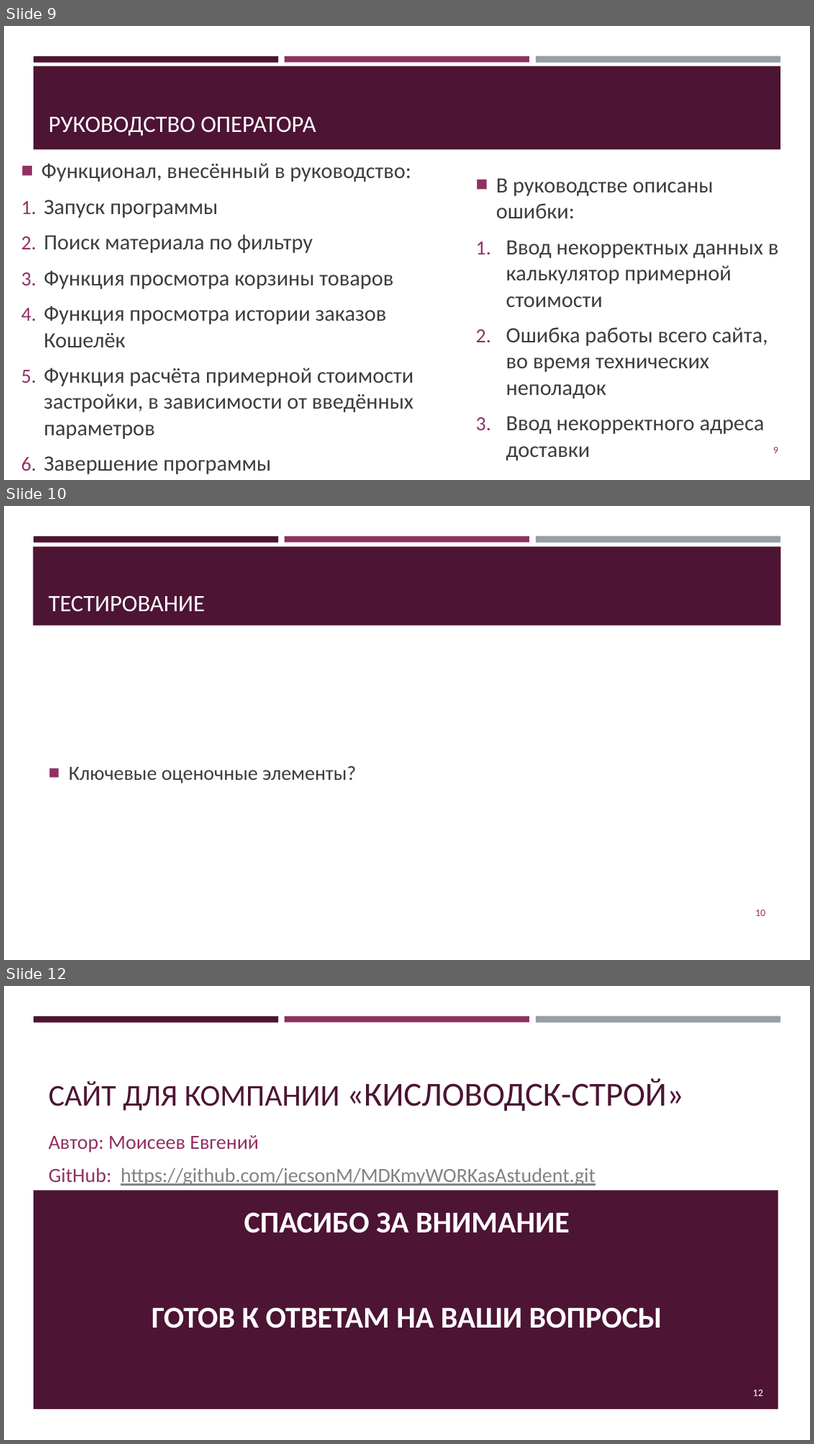
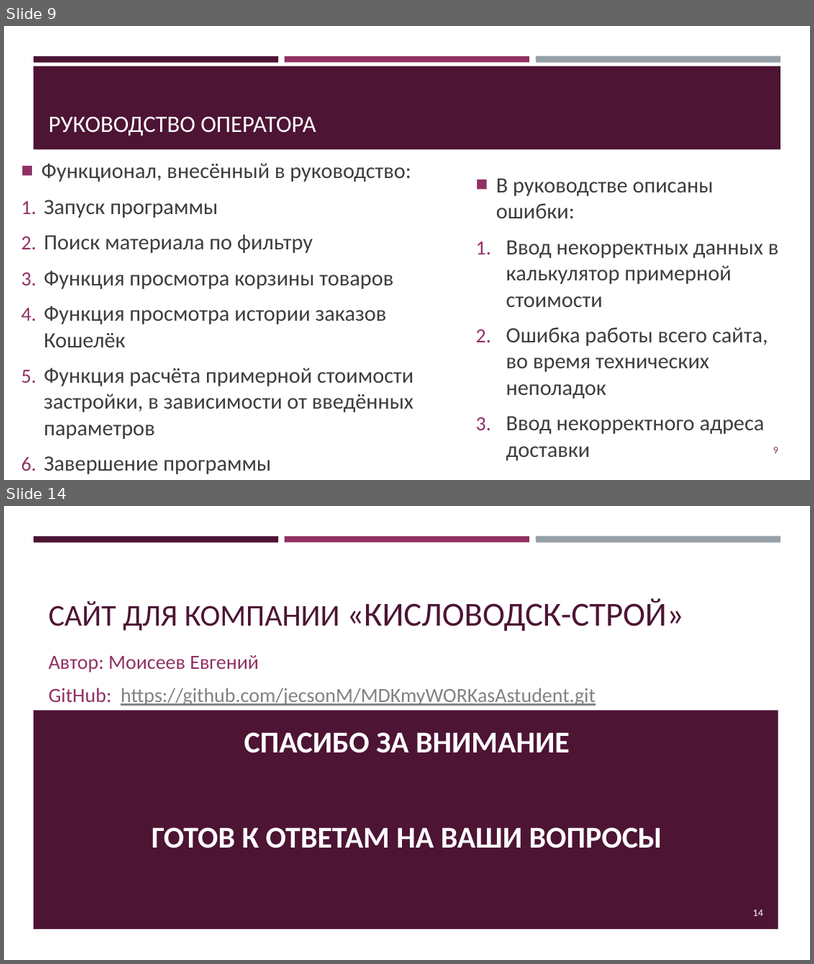
Before and after one commit to jecsonM/MDKmyWORKasAstudent, a slide deck: Сайт для компании «Кисловодск-строй».pptx. Shown one above the other, each under a label of ours: slides 9, 10 and 12 before the commit, slides 9 and 14 after it; the slides between them are not shown. The pictures are 814x1444 and 814x964 pixels, drawn with LibreOffice and Linux fonts; fonts in the diff are those of the drawing. Boxes give left, top, right and bottom in pixels: in the first picture for what was removed or moved away, otherwise in the second. Text is boxed around its words. In the diff, an @@ line names an element or a change of style, - is before the commit and + after.

```diff
--- a/Сайт для компании «Кисловодск-строй».pptx
+++ b/Сайт для компании «Кисловодск-строй».pptx
@@ slide 10 removed at (4, 506, 810, 960), background #FFFFFF; not listed: 3 template elements that a slide beside it also shows @@
@@ rectangle removed at (33, 546, 782, 626) @@
@@ title removed at (49, 595, 205, 612) @@
-ТЕСТИРОВАНИЕ
@@ text removed at (69, 766, 356, 783) @@
-■ Ключевые оценочные элементы?
@@ page number removed at (756, 909, 766, 916) @@
-10
@@ what was slide 12 is now slide 14 @@
@@ page number at (754, 909, 764, 916): text changed @@
-12
+14
```
Also in this commit, not shown: 5 slides changed, 3 slides added, 1 other file.
